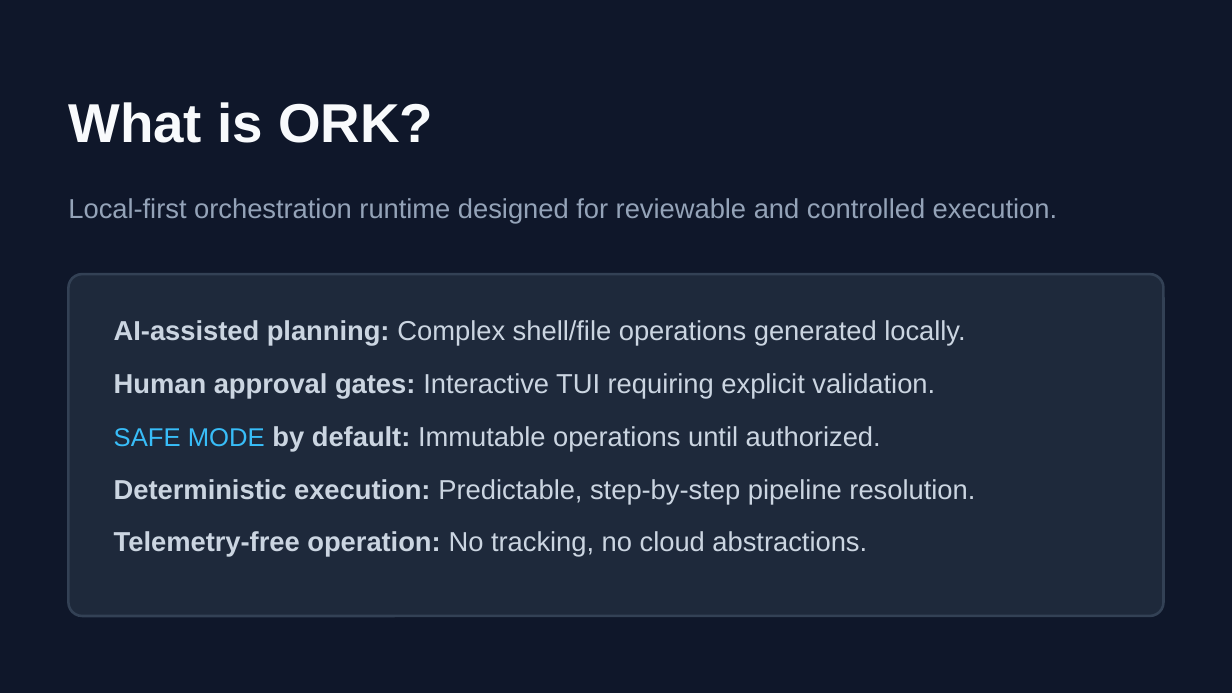
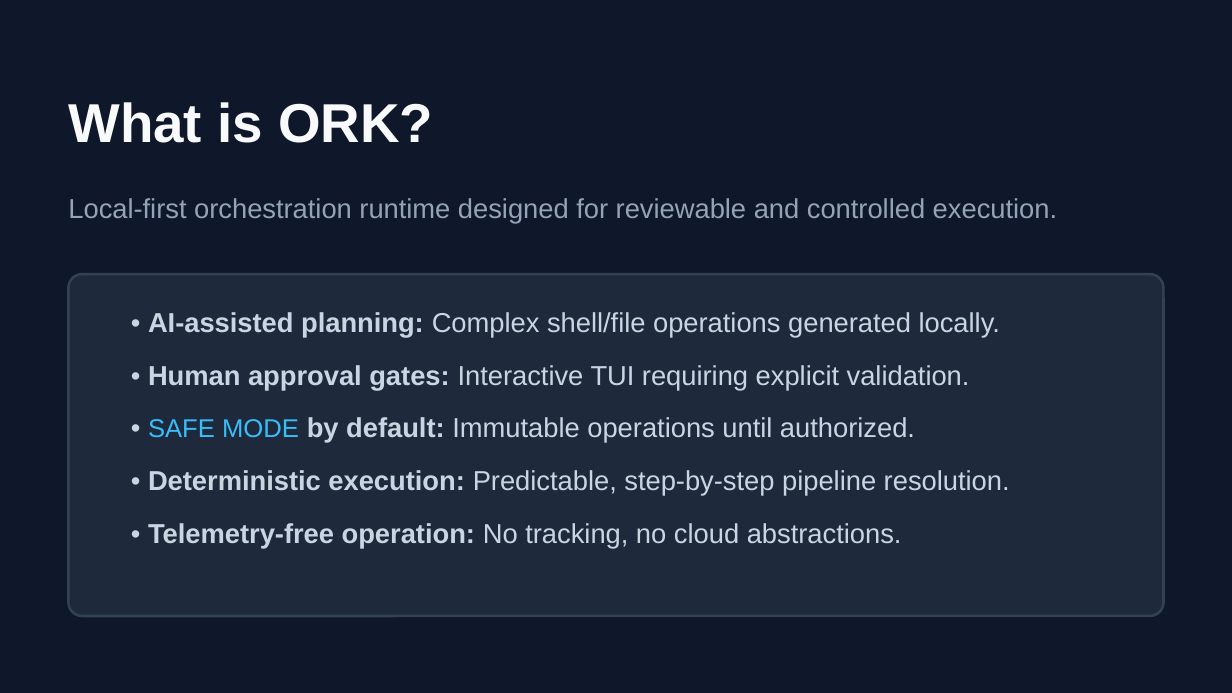
Before and after one commit to v7-vdev/ai-cli, a slide deck: slide 3 of ORK_Technical_Deck.pptx. Drawn at 1232x693 pixels with LibreOffice and Linux fonts; fonts in the diff are those of the drawing. Boxes give left, top, right and bottom in pixels: in the first picture for what was removed or moved away, otherwise in the second. Text is boxed around its words. In the diff, an @@ line names an element or a change of style, - is before the commit and + after.

```diff
--- a/ORK_Technical_Deck.pptx
+++ b/ORK_Technical_Deck.pptx
@@ text at bbox=[148, 312, 1000, 338]: text changed @@
-• AI-assisted planning: Complex shell/file operations generated locally.
-• Human approval gates: Interactive TUI requiring explicit validation.
-• SAFE MODE by default: Immutable operations until authorized.
-• Deterministic execution: Predictable, step-by-step pipeline resolution.
-• Telemetry-free operation: No tracking, no cloud abstractions.
+• AI-assisted planning: Complex shell/file operations generated locally.
@@ text added at bbox=[148, 365, 970, 390], 16 pt, text #CBD5E1 @@
+• Human approval gates: Interactive TUI requiring explicit validation.
@@ text added at bbox=[148, 417, 915, 443], 16 pt, text #CBD5E1 @@
+• SAFE MODE by default: Immutable operations until authorized.
@@ text added at bbox=[148, 470, 1010, 496], 16 pt, text #CBD5E1 @@
+• Deterministic execution: Predictable, step-by-step pipeline resolution.
@@ text added at bbox=[148, 523, 902, 548], 16 pt, text #CBD5E1 @@
+• Telemetry-free operation: No tracking, no cloud abstractions.
```
Also in this commit, not shown: 6 other slides changed, 1 slide added, 1 other file.
